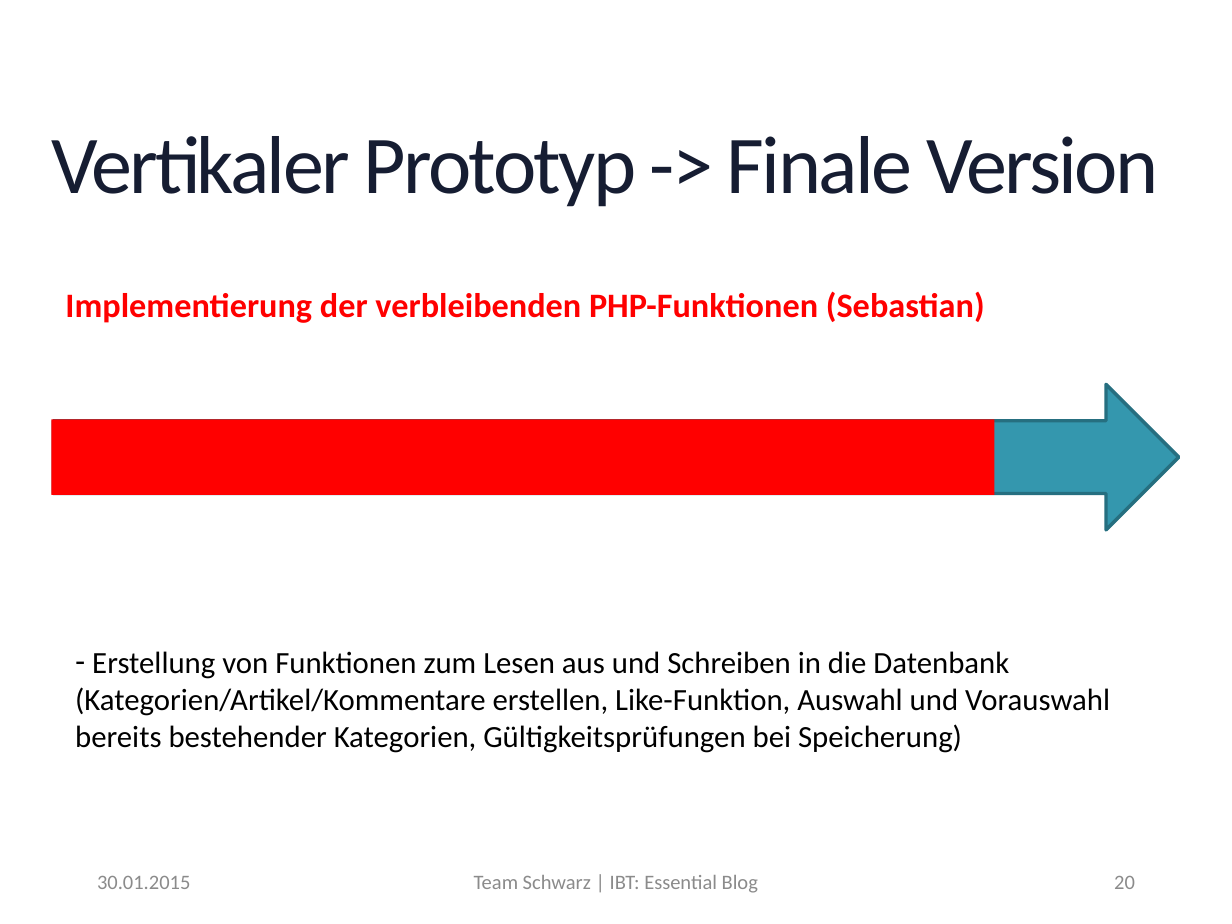
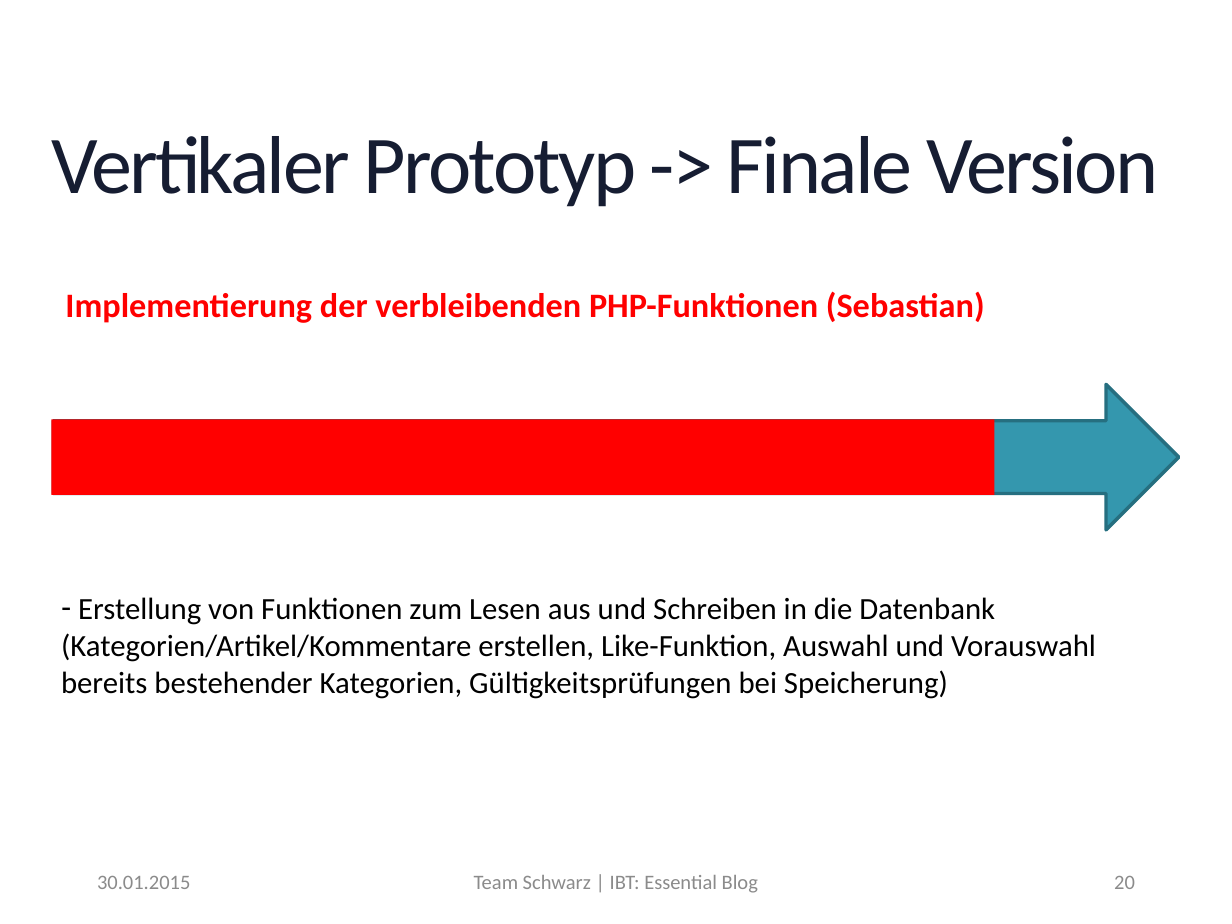
Before and after one commit to MrXXX92/EssentialBlog, a slide deck: slide 20 of Notizen/Präsentation_EssentialBlog.pptx. Drawn at 1232x924 pixels with LibreOffice and Linux fonts; fonts in the diff are those of the drawing; background and template pictures are left out. Boxes give left, top, right and bottom in pixels: in the first picture for what was removed or moved away, otherwise in the second. Text is boxed around its words. In the diff, an @@ line names an element or a change of style, - is before the commit and + after.

```diff
--- a/Notizen/Präsentation_EssentialBlog.pptx
+++ b/Notizen/Präsentation_EssentialBlog.pptx
@@ text "Erstellung von Funktionen zum Lesen ...": place and size @@
-text "Erstellung von Funktionen zum Lesen ..." at bbox=[75, 651, 1110, 753]
+text "Erstellung von Funktionen zum Lesen ..." at bbox=[61, 597, 1096, 699]
```
Also in this commit, not shown: 7 other slides changed.
